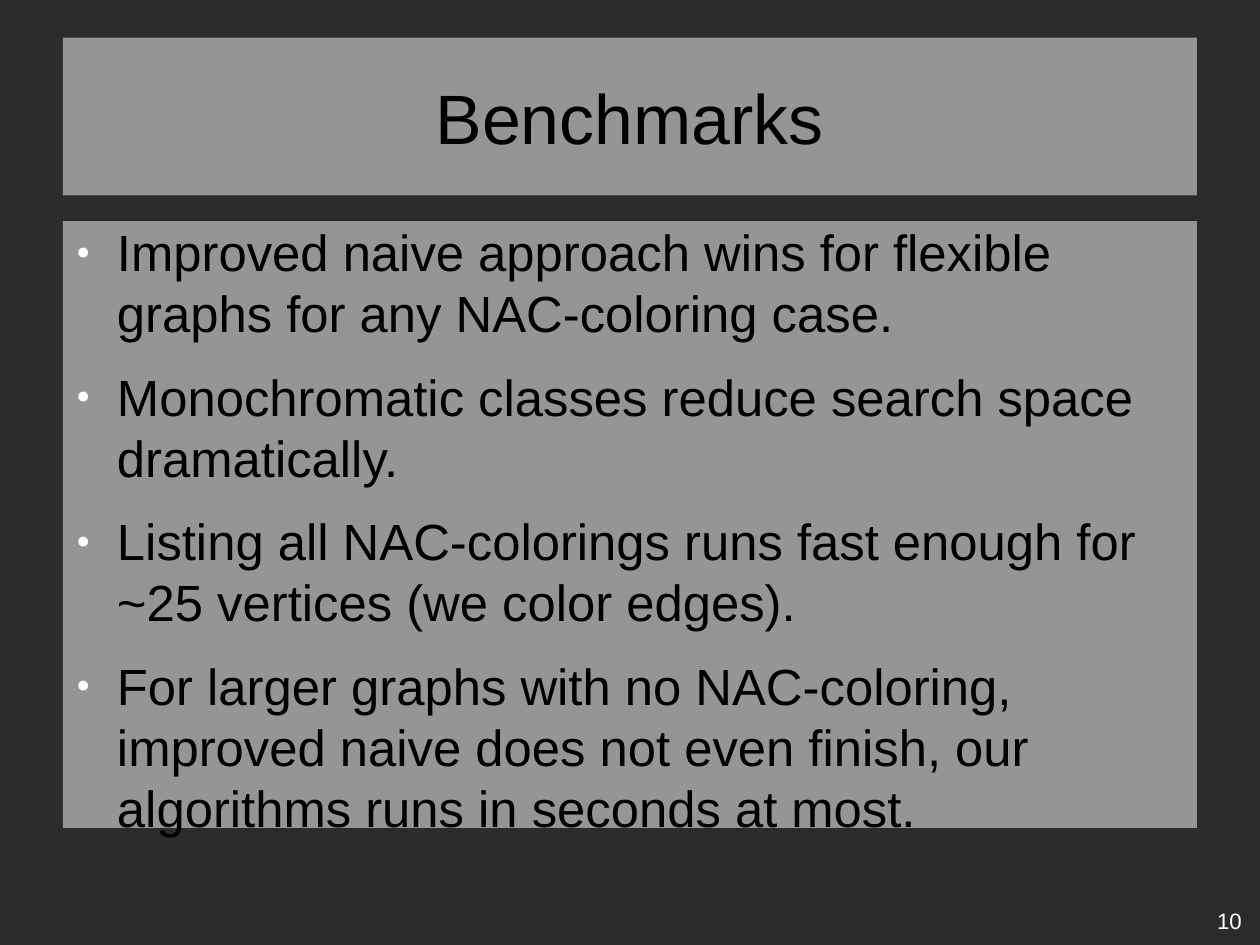
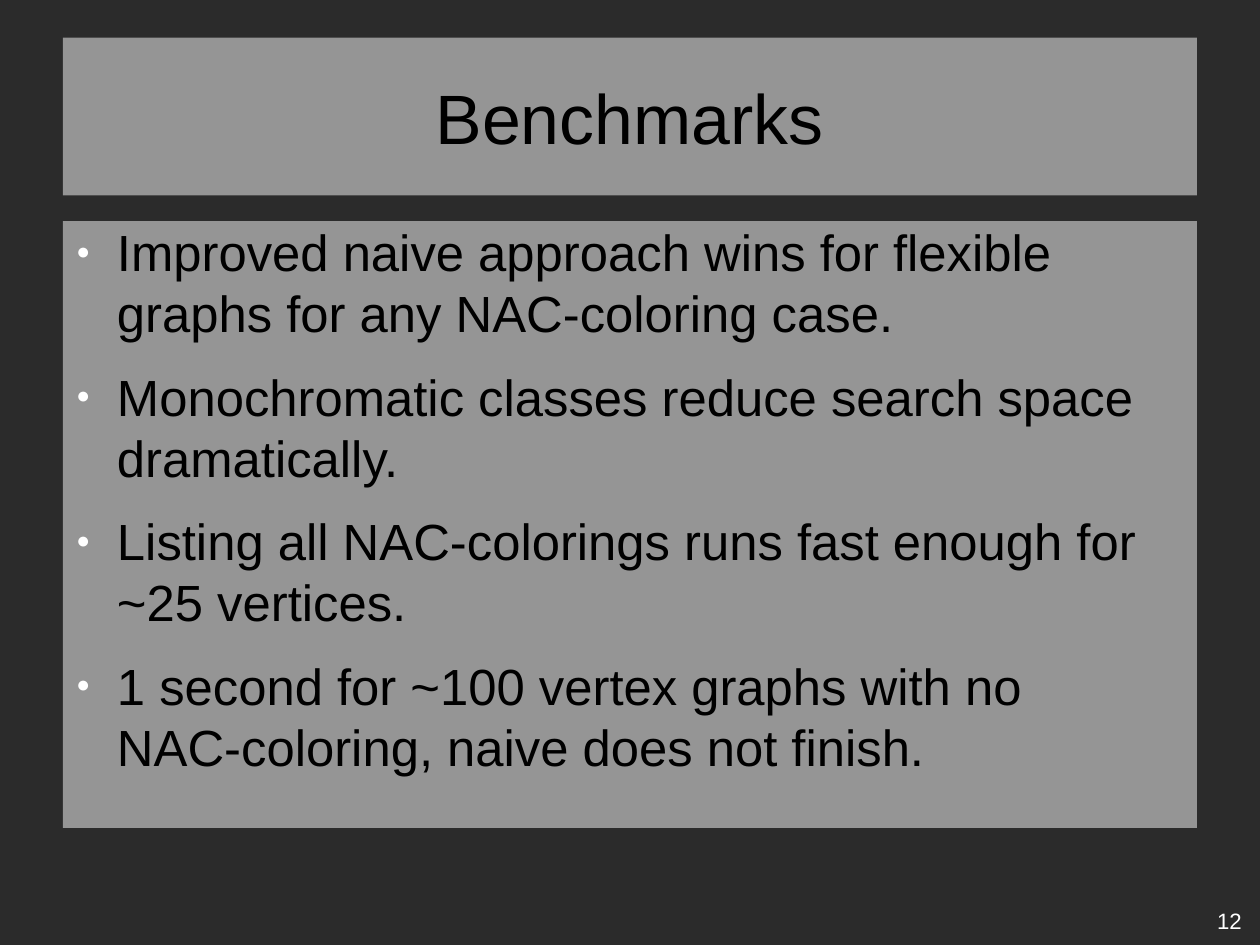
Before and after one commit to Lastaapps/bc_thesis, a slide deck: slide 12 of presentation_01.odp (slide 10 before the commit). Drawn at 1260x945 pixels with LibreOffice and Linux fonts; fonts in the diff are those of the drawing; background and template pictures are left out; a plain dark background stands for a picture behind light text. Boxes give left, top, right and bottom in pixels: in the first picture for what was removed or moved away, otherwise in the second. Text is boxed around its words. In the diff, an @@ line names an element or a change of style, - is before the commit and + after.

```diff
--- a/presentation_01.odp
+++ b/presentation_01.odp
@@ text at bbox=[117, 523, 1135, 776]: text changed @@
-● Listing all NAC-colorings runs fast enough for ~25 vertices (we color edges).
-● For larger graphs with no NAC-coloring, improved naive does not even finish, our algorithms runs in seconds at most.
+● Listing all NAC-colorings runs fast enough for ~25 vertices.
+● 1 second for ~100 vertex graphs with no
+  NAC-coloring, naive does not finish.
@@ page number at bbox=[1217, 913, 1242, 929]: text changed @@
-10
+12
```
Also in this commit, not shown: 9 other slides changed, 2 slides added, 12 other files.
